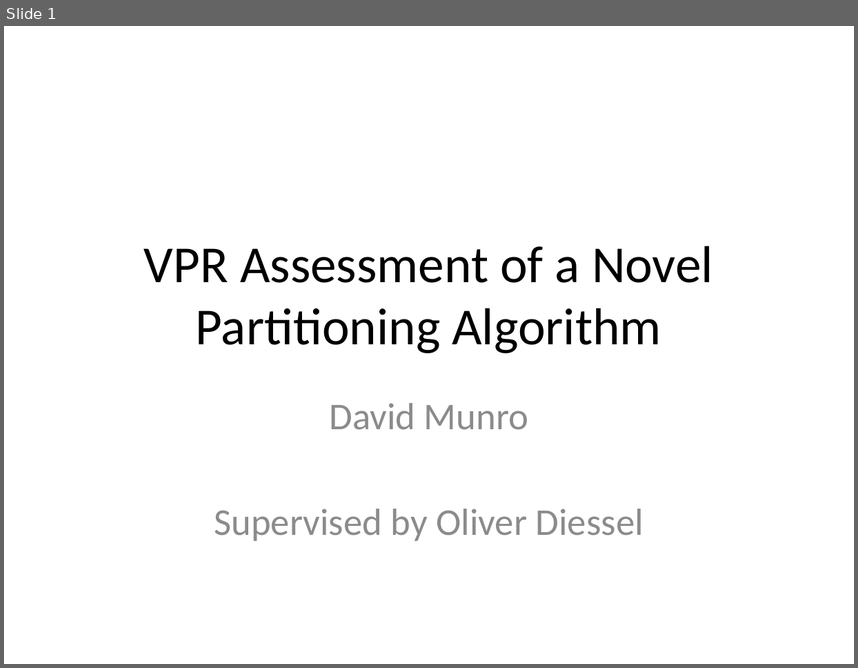
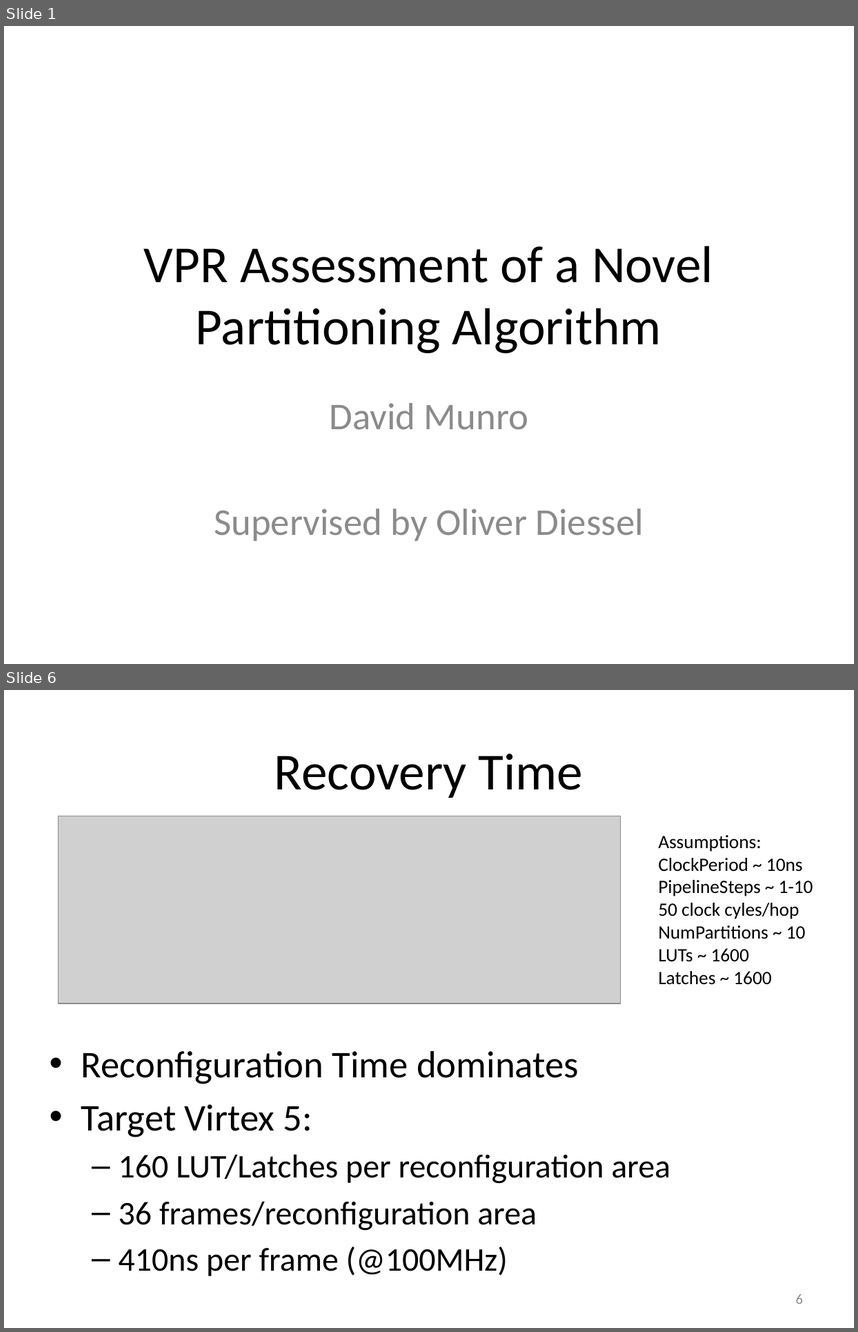
Before and after one commit to Jemima/ths, a slide deck: demo.pptx. Shown one above the other, each under a label of ours: slide 1 before the commit, slides 1 and 6 after it; the slides between them are not shown. The pictures are 858x668 and 858x1332 pixels, drawn with LibreOffice and Linux fonts; fonts in the diff are those of the drawing; grey boxes stand for pictures. Boxes give left, top, right and bottom in pixels: in the first picture for what was removed or moved away, otherwise in the second. Text is boxed around its words. In the diff, an @@ line names an element or a change of style, - is before the commit and + after.

```diff
--- a/demo.pptx
+++ b/demo.pptx
@@ slide 6 added at (4,690,854,1328), background #FFFFFF @@
@@ title added at (274,753,583,798), 44 pt, text #000000 @@
+Recovery Time
@@ picture added at (59,816,620,1003) @@
@@ text added at (658,835,813,985), 16 pt, text #000000 @@
+Assumptions:
+ClockPeriod ~ 10ns
+PipelineSteps ~ 1-10
+50 clock cyles/hop
+NumPartitions ~ 10
+LUTs ~ 1600
+Latches ~ 1600
@@ text added at (81,1051,671,1276), 28 pt, text #000000 @@
+• Reconfiguration Time dominates
+• Target Virtex 5:
+  – 160 LUT/Latches per reconfiguration area
+  – 36 frames/reconfiguration area
+  – 410ns per frame (@100MHz)
@@ page number added at (796,1294,803,1303), 12 pt, text #8C8C8C @@
+6
```
Also in this commit, not shown: 7 slides changed, 1 other slide added, 5 slides removed, 11 other files.
